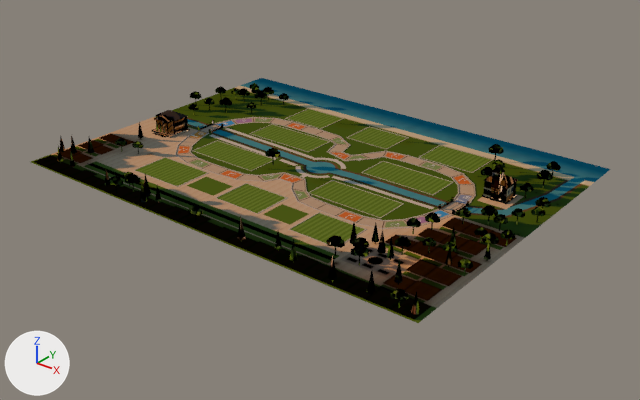
A saved change to the glTF model crates/mediagram-game/client/public/grand-allee/board.glb.
One viewpoint serves both versions: a camera (50 mm lens) standing at (140.6, -174.7, 98.0) and looking at (4.3, -4.3, -7.6). The lights are fixed; the arrows at lower left show +X, +Y and +Z. The picture after the commit comes second. Vertices at exactly the same position are counted once.

Before the edit, the objects in view are built like this:
```python
me_board_ground = bpy.data.meshes.new('board_ground')
me_board_ground.from_pydata(...)  # 484 vertices, 714 faces; spans x -64.0..64.0, y -48.0..48.0, z 0.0..0.1
me_board_ground.materials.append(mat_board_ground)
me_board_parts = bpy.data.meshes.new('board_parts')
me_board_parts.from_pydata(...)  # 3609 vertices, 5762 faces; spans x -63.3..64.3, y -47.7..34.7, z 0.0..9.7
me_board_parts.materials.append(mat_board_parts)
ob_board_ground = bpy.data.objects.new('board_ground', me_board_ground)
ob_board_ground.location = (0.0, 0.0, 0.0)
ob_board_parts = bpy.data.objects.new('board_parts', me_board_parts)
ob_board_parts.location = (0.0, 0.0, 0.0)
```
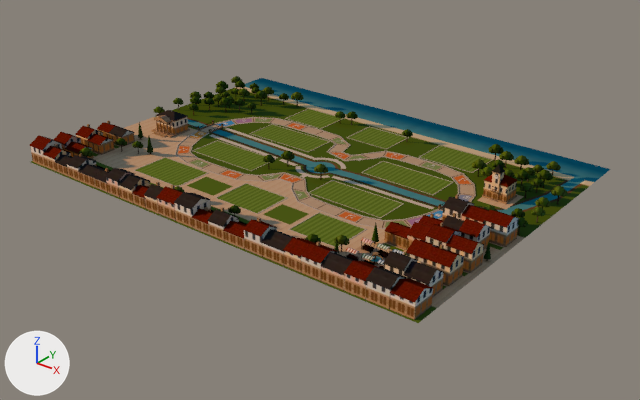
Location of each change, [x1, y1, x2, y2] in pixels of the pictures (640 x 400 px):
'board_town', added (brown): after [29, 121, 519, 320]
'board_parts', reshaped (21% shorter): before [57, 83, 561, 316]; after [79, 76, 567, 261]
part 1 of me_board_parts, deleted: before [57, 135, 515, 316]
part 2 of me_board_parts, added: after [79, 76, 413, 157]
part 3 of me_board_parts, added (green): after [472, 151, 567, 197]
part 4 of me_board_parts, built on: before [329, 223, 491, 260]; after [175, 186, 528, 260]
part 5 of me_board_parts, added: after [263, 151, 328, 173]
part 6 of me_board_parts, surface changed: [115, 83, 561, 261] in both

Diff of the bpy script that builds the scene:
```diff
--- a/crates/mediagram-game/client/public/grand-allee/board.glb.py
+++ b/crates/mediagram-game/client/public/grand-allee/board.glb.py
@@ img_board_town_atlas @@
+img_board_town_atlas = load_image('board-town-atlas', '_unpacked/board-town-atlas', 1024, 1024, 'sRGB')
@@ mat_board_town @@
+mat_board_town = bpy.data.materials.new('board_town')
+# uses the picture img_board_town_atlas
@@ me_board_parts @@
 # used by ob_board_parts; location = (0.0, 0.0, 0.0)
-me_board_parts.from_pydata(...)  # 3609 vertices, 5762 faces; spans x -63.3..64.3, y -47.7..34.7, z 0.0..9.7
+me_board_parts.from_pydata(...)  # 3834 vertices, 6156 faces; spans x -64.0..64.3, y -40.5..34.8, z 0.0..9.7
+# me_board_parts part 1: 114 loose pieces with 1305 vertices, spanning x -62.7..64.2, y -47.7..-1.7, z 0.0..6.8, are deleted
+# me_board_parts part 2: 633 vertices added at x -64.0..11.2, y -40.2..34.8, z 0.0..6.2
+# me_board_parts part 3: 336 vertices added at x 36.3..64.1, y 17.2..32.4, z 0.0..5.1
+# me_board_parts part 4: 24 vertices removed from x 33.2..63.2, y -38.2..-16.8, z 0.7..5.2; 201 vertices added at x -14.9..63.9, y -40.5..-0.7, z 0.7..6.3
+# me_board_parts part 5: 108 vertices added at x -10.5..8.5, y -11.4..-4.1, z 1.8..4.7
+# me_board_parts part 6: 3218 kept faces spanning x -63.3..64.3, y -28.3..34.7, z 0.0..9.7 get new texture (UV) coordinates
+# other edits to the shape of me_board_parts do not show in these pictures
 me_board_parts.materials.append(mat_board_parts)
@@ me_board_town @@
+me_board_town.from_pydata(...)  # 1236 vertices, 1732 faces; spans x -63.4..62.7, y -47.8..-3.4, z 0.0..7.4
+me_board_town.materials.append(mat_board_town)
@@ ob_board_town @@
+ob_board_town = bpy.data.objects.new('board_town', me_board_town)
+ob_board_town.location = (0.0, 0.0, 0.0)
```
